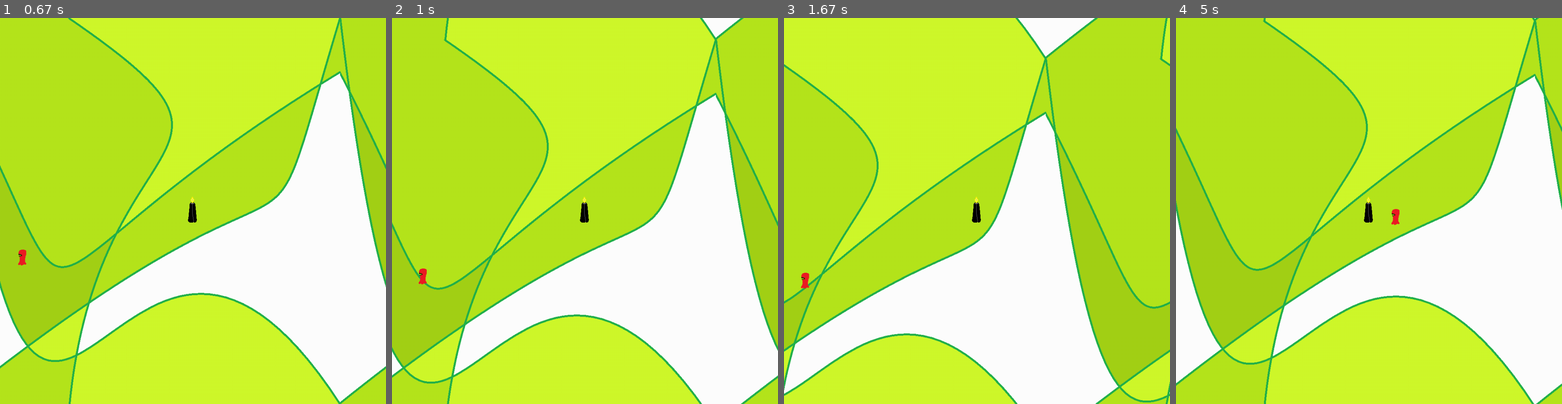
Above: before the commit, frames 1-4 (left to right).
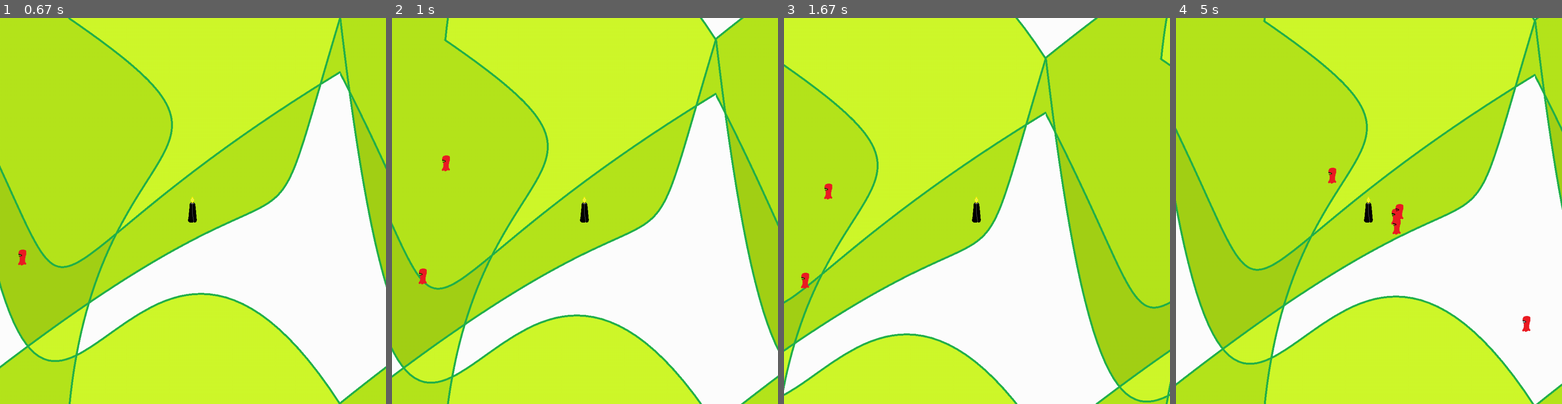
Above: after the commit, the same moments.

Repository: Yaroslave777/YProject
Game: pygame game, started from PyGame.py
Two runs of this game, one before a commit and one after it. Both use one fixed random seed, a clock stepped at 60 frames per second and the inputs below.
Inputs:
- Up to frame 1 (0.67 s): hold D from 0.33 s (still down)
- Up to frame 2 (1 s): release D at 0.8 s; hold W from 0.83 s (still down)
- Up to frame 3 (1.67 s): release W at 1.13 s; hold D 1.17-1.63 s
- Up to frame 4 (5 s): hold A 1.67-2.2 s; hold S 2.23-2.53 s; hold A 2.57-2.97 s; hold W 3-3.37 s; hold D 3.4-4.03 s; hold S 4.07-4.43 s; hold A 4.47-4.93 s; hold D from 4.97 s (still down)

Frame 1 is identical in both runs. In frame 2, less than 0.1% of the frame differs, in the area x 12-15%, y 35-40%; in frame 3, less than 0.1%; in frame 4, 0.3%, in the area x 39-92%, y 38-82%.

Commit message:
Враги раз в секунду

Diff:
--- a/PyGame.py
+++ b/PyGame.py
@@ -101,7 +101,9 @@
                     move_down = False
                 if event.key == pg.K_d:
                     move_right = False
-
+        count += 1
+        if count % 50 == 0:
+            enemies.add(Enemy())
         for i in land:
             for j in i:
                 j.rect.x -= speed * int(move_right) - speed * int(move_left)
